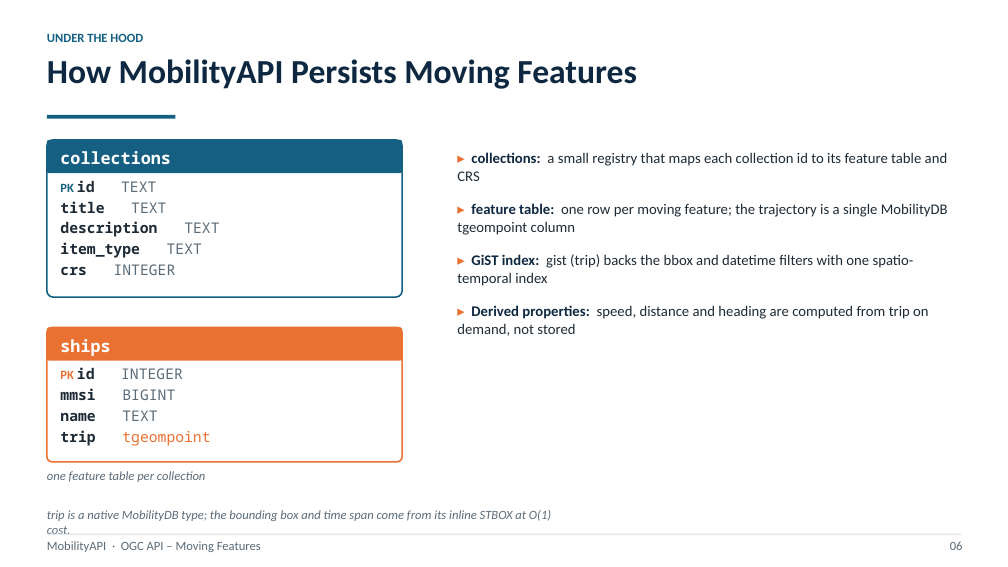
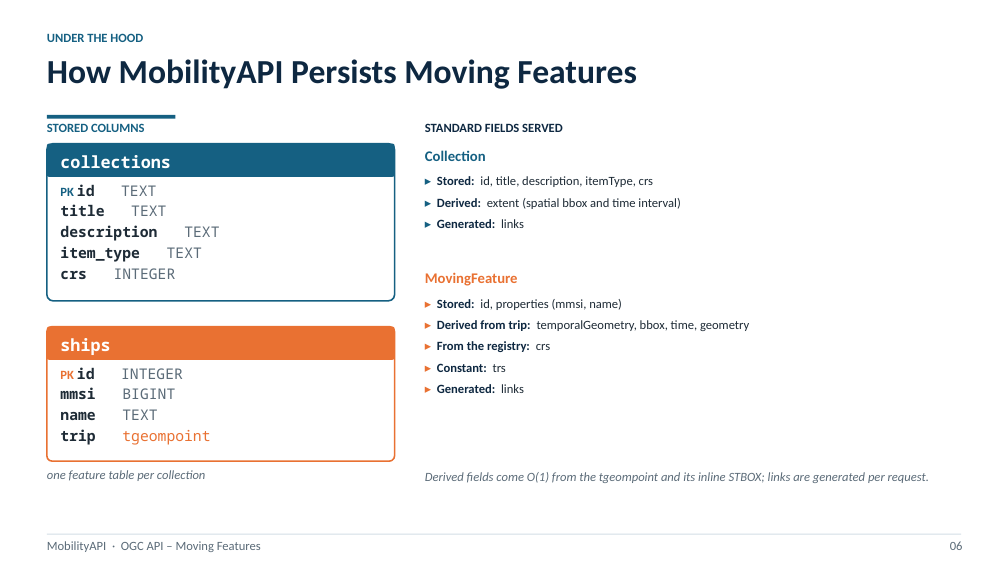
Before and after one commit to MobilityDB/MobilityAPI, a slide deck: slide 8 of MobilityAPIV5.pptx. Drawn at 1008x567 pixels with LibreOffice and Linux fonts; fonts in the diff are those of the drawing. Boxes give left, top, right and bottom in pixels: in the first picture for what was removed or moved away, otherwise in the second. Text is boxed around its words. In the diff, an @@ line names an element or a change of style, - is before the commit and + after.

Commit message:
V5 deck: full standard fields on backing slide, merge scale+lakehouse, polish
Backing-model slide now lists every OGC field for the Collection and
MovingFeature resources with its provenance (stored column, derived from the
tgeompoint, from the registry, constant, or generated), in a clean two-column
layout. The scale and extensions slides merge into one Scale and the lakehouse
slide that shows the bounded-memory figure once, the standard items resource on
top, and the export and in-place replace demarcated as not in conformsTo. The
architecture NO MEOS panel becomes short bullets. Future-work tags read Planned
with no trailing periods, and the acceleration request uses its full path.

```diff
--- a/MobilityAPIV5.pptx
+++ b/MobilityAPIV5.pptx
@@ rounded rectangle: place and size @@
-rounded rectangle at (47,140,402,297)
+rounded rectangle at (47,144,395,301)
@@ rounded rectangle: place and size @@
-rounded rectangle at (47,140,402,173)
+rounded rectangle at (47,144,395,177)
@@ text added at (47,123,145,132), 12 pt, text #156082, bold @@
+STORED COLUMNS
@@ text "collections": place and size @@
-text "collections" at (60,151,171,164)
+text "collections" at (60,155,171,168)
@@ text added at (425,123,563,132), 12 pt, text #0E2841, bold @@
+STANDARD FIELDS SERVED
@@ text added at (425,150,486,161), 14 pt, text #156082, bold @@
+Collection
@@ text added at (437,176,680,228), 12 pt, text #1E2B36 @@
+▸ Stored: id, title, description, itemType, crs
+▸ Derived: extent (spatial bbox and time interval)
+▸ Generated: links
@@ text "PK id TEXT": place and size @@
-text "PK id TEXT" at (60,180,219,275)
+text "PK id TEXT" at (60,184,219,279)
@@ text removed at (457,203,948,336) @@
-▸ collections: a small registry that maps each collection id to its feature table and CRS
-▸ feature table: one row per moving feature; the trajectory is a single MobilityDB tgeompoint column
-▸ GiST index: gist (trip) backs the bbox and datetime filters with one spatio-temporal index
-▸ Derived properties: speed, distance and heading are computed from trip on demand, not stored
@@ text added at (425,272,518,286), 14 pt, text #E97132, bold @@
+MovingFeature
@@ text added at (437,299,749,393), 12 pt, text #1E2B36 @@
+▸ Stored: id, properties (mmsi, name)
+▸ Derived from trip: temporalGeometry, bbox, time, geometry
+▸ From the registry: crs
+▸ Constant: trs
+▸ Generated: links
@@ rounded rectangle: place and size @@
-rounded rectangle at (47,327,402,462)
+rounded rectangle at (47,327,395,461)
@@ rounded rectangle: place and size @@
-rounded rectangle at (47,327,402,361)
+rounded rectangle at (47,327,395,360)
@@ text added at (425,472,929,483), 12 pt, text #5B6B78, italic @@
+Derived fields come O(1) from the tgeompoint and its inline STBOX; links are generated per request.
@@ text removed at (47,510,551,534) @@
-trip is a native MobilityDB type; the bounding box and time span come from its inline STBOX at O(1) cost.
```
Also in this commit, not shown: 6 other slides changed, 1 slide removed, 1 other file.
